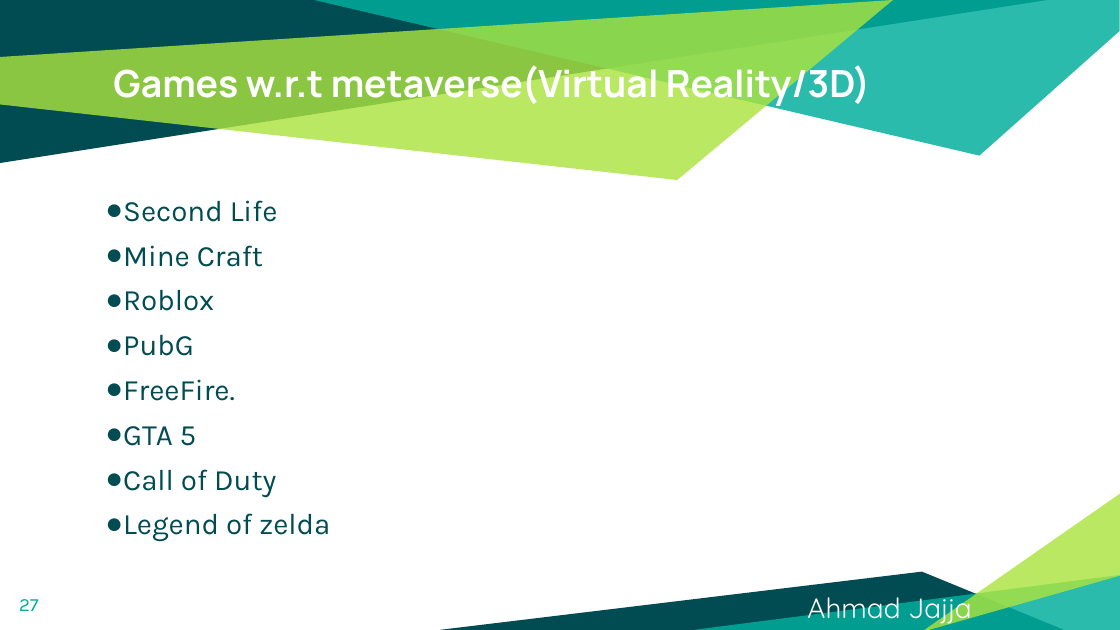
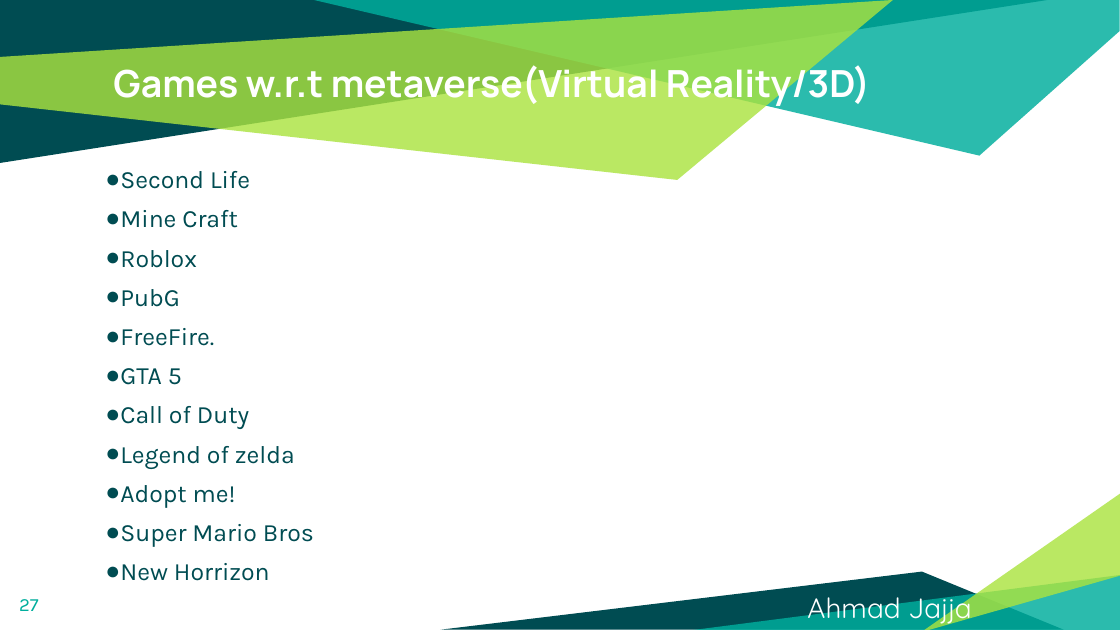
Before and after one commit to Ahmadjajja/WEB-3.0-and-Metaverse, a slide deck: slide 27 of Slides/Quarter 1/What is Metaverse.pptx. Drawn at 1120x630 pixels with LibreOffice and Linux fonts; fonts in the diff are those of the drawing. Boxes give left, top, right and bottom in pixels: in the first picture for what was removed or moved away, otherwise in the second. Text is boxed around its words. In the diff, an @@ line names an element or a change of style, - is before the commit and + after.

Commit message:
Some changes in what metaverse slide...

```diff
--- a/Slides/Quarter 1/What is Metaverse.pptx
+++ b/Slides/Quarter 1/What is Metaverse.pptx
@@ text "Second Life": place and size @@
-text "Second Life" at box(123, 200, 330, 542)
+text "Second Life" at box(120, 171, 314, 581)
@@ text at box(120, 171, 295, 469): size 19 to 16 pt in "Second Life", "Mine Craft", "Roblox", "PubG" and 4 more places; indent changed @@
@@ text at box(120, 485, 314, 581): paragraphs added @@
+● Adopt me!
+● Super Mario Bros
+● New Horrizon
```
Also in this commit, not shown: 26 other slides changed, 1 slide added, 1 slide removed, 1 other file.
